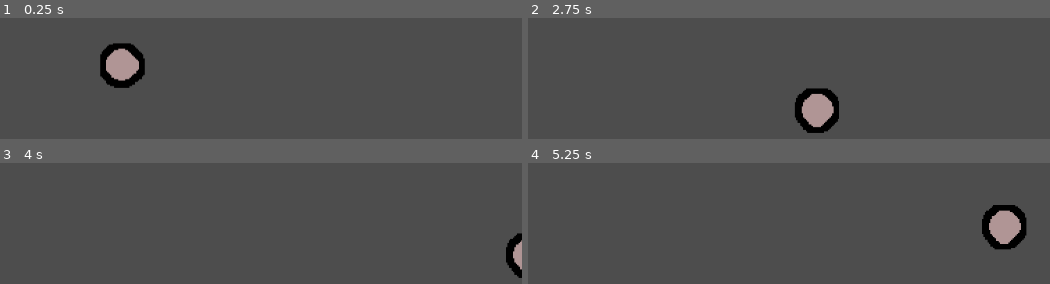
Above: before the commit, frames 1-4 (two rows, left to right).
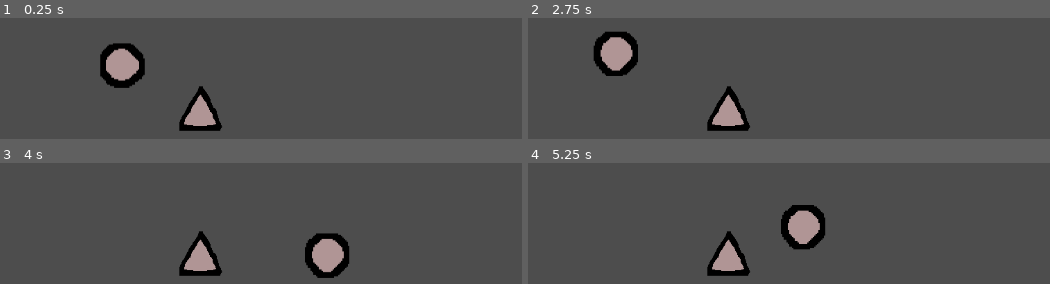
Above: after the commit, the same moments.

Repository: valegui/collapse
Game: Godot game, scene res://scenes/game.tscn
Two runs of this game, one before a commit and one after it. Both use one fixed random seed, a clock stepped at 60 frames per second and the inputs below.
Inputs:
- Up to frame 1 (0.25 s): no input
- Up to frame 2 (2.75 s): tap Enter (ui_accept) at 0.5, 0.77, 1.52 s; hold Right (ui_right) 0.53-2.03 s; hold Left (ui_left) from 2.03 s (still down)
- Up to frame 3 (4 s): release Left (ui_left) at 2.78 s; hold Right (ui_right) from 2.78 s (still down); tap Enter (ui_accept) at 3.02, 3.77 s
- Up to frame 4 (5.25 s): release Right (ui_right) at 4.28 s; hold Left (ui_left) 4.28-5.03 s; tap Enter (ui_accept) at 4.52 s; hold Right (ui_right) from 5.03 s (still down)

The runs differ from the first frame. In frame 1, 1.9% of the frame differs, in the area x 34-43%, y 56-94%; in frame 2, 7.1%; in frame 3, 5.4%; in frame 4, 7.1%, in the area x 34-96%, y 34-94%.

Commit message:
create spike

Diff:
--- a/scenes/game.tscn
+++ b/scenes/game.tscn
@@ -1,8 +1,12 @@
-[gd_scene load_steps=3 format=3 uid="uid://bycepsqmptkvg"]
+[gd_scene load_steps=6 format=3 uid="uid://bycepsqmptkvg"]
 
 [ext_resource type="PackedScene" uid="uid://bu5g33eec6mgc" path="res://scenes/player.tscn" id="1_uwrxv"]
+[ext_resource type="PackedScene" uid="uid://cptm1ko3mmwkd" path="res://scenes/killzone.tscn" id="2_yqjtg"]
+[ext_resource type="PackedScene" uid="uid://bu2sp7hercpyx" path="res://scenes/spike.tscn" id="3_lnu2h"]
 
 [sub_resource type="WorldBoundaryShape2D" id="WorldBoundaryShape2D_uwrxv"]
+
+[sub_resource type="WorldBoundaryShape2D" id="WorldBoundaryShape2D_yqjtg"]
 
 [node name="Game" type="Node2D"]
 
@@ -12,8 +16,18 @@
 [node name="Camera2D" type="Camera2D" parent="."]
 position = Vector2(131, 104)
 
-[node name="StaticBody2D" type="StaticBody2D" parent="."]
+[node name="Floor" type="StaticBody2D" parent="."]
 position = Vector2(102, 230)
 
-[node name="CollisionShape2D" type="CollisionShape2D" parent="StaticBody2D"]
+[node name="CollisionShape2D" type="CollisionShape2D" parent="Floor"]
 shape = SubResource("WorldBoundaryShape2D_uwrxv")
+
+[node name="Killzone" parent="." instance=ExtResource("2_yqjtg")]
+position = Vector2(588, 228)
+rotation = -1.58378
+
+[node name="CollisionShape2D" type="CollisionShape2D" parent="Killzone"]
+shape = SubResource("WorldBoundaryShape2D_yqjtg")
+
+[node name="Spike" parent="." instance=ExtResource("3_lnu2h")]
+position = Vector2(245, 195)
--- /dev/null
+++ b/scenes/killzone.tscn
@@ -0,0 +1,13 @@
+[gd_scene load_steps=2 format=3 uid="uid://cptm1ko3mmwkd"]
+
+[ext_resource type="Script" uid="uid://cyyqwtocspjpc" path="res://scripts/killzone.gd" id="1_xlapc"]
+
+[node name="Killzone" type="Area2D"]
+script = ExtResource("1_xlapc")
+
+[node name="Timer" type="Timer" parent="."]
+wait_time = 0.6
+one_shot = true
+
+[connection signal="body_entered" from="." to="." method="_on_body_entered"]
+[connection signal="timeout" from="Timer" to="." method="_on_timer_timeout"]
--- /dev/null
+++ b/scenes/spike.tscn
@@ -0,0 +1,15 @@
+[gd_scene load_steps=3 format=3 uid="uid://bu2sp7hercpyx"]
+
+[ext_resource type="Texture2D" uid="uid://co7d4j7hmmj8k" path="res://assets/triangle.png" id="1_ljd5v"]
+[ext_resource type="PackedScene" uid="uid://cptm1ko3mmwkd" path="res://scenes/killzone.tscn" id="2_7a7y0"]
+
+[node name="Spike" type="Node2D"]
+
+[node name="Sprite2D" type="Sprite2D" parent="."]
+texture = ExtResource("1_ljd5v")
+
+[node name="Killzone" parent="." instance=ExtResource("2_7a7y0")]
+collision_mask = 2
+
+[node name="CollisionPolygon2D" type="CollisionPolygon2D" parent="Killzone"]
+polygon = PackedVector2Array(0, -30, 32, 30, -38, 29)
--- /dev/null
+++ b/scripts/killzone.gd
@@ -0,0 +1,11 @@
+extends Area2D
+
+@onready var timer = $Timer
+
+func _on_body_entered(body: Node2D) -> void:
+	timer.start()
+	pass # Replace with function body.
+
+
+func _on_timer_timeout() -> void:
+	get_tree().reload_current_scene()
Not shown, added: scripts/killzone.gd.uid
